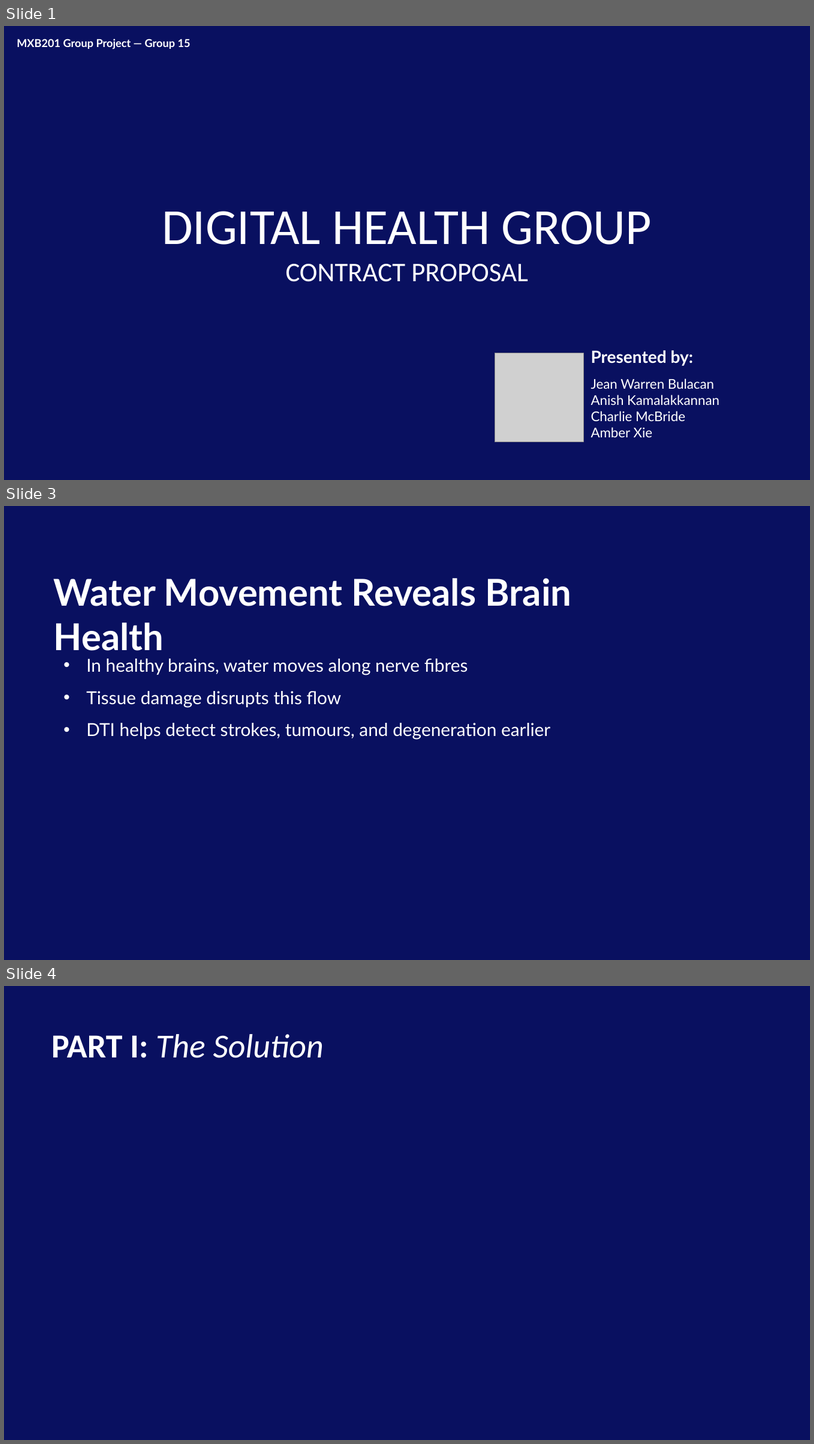
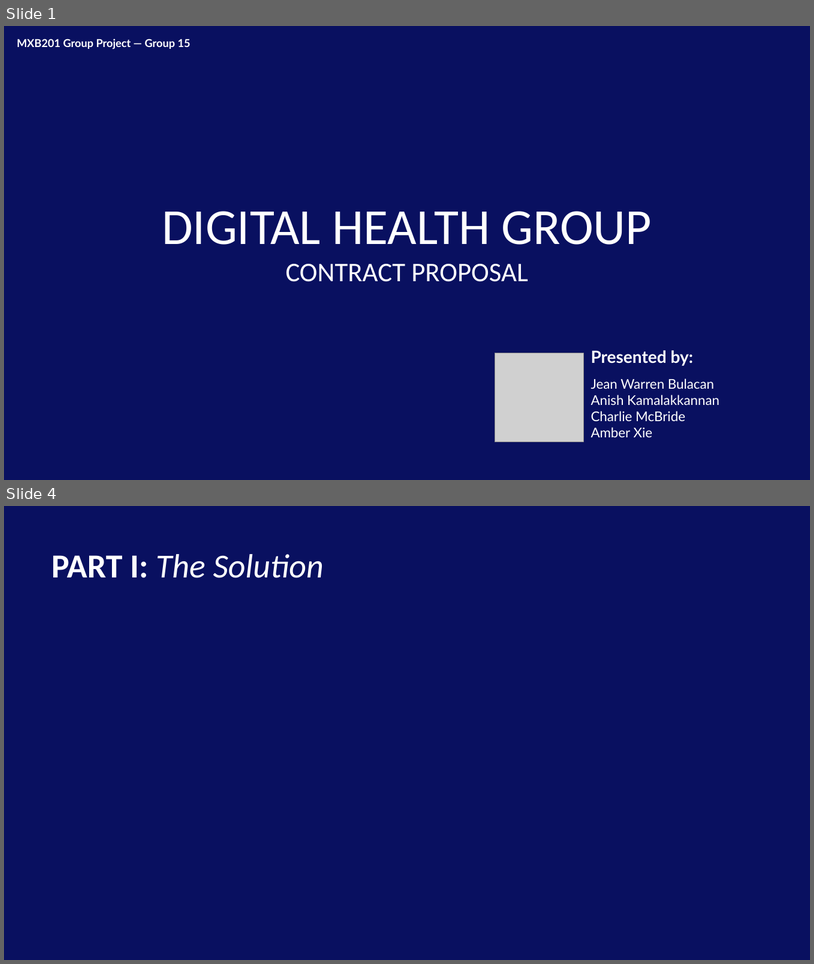
Before and after one commit to Neepa04/MXB201Group15, a slide deck: Report/Presentation.pptx. Shown one above the other, each under a label of ours: slides 1, 3 and 4 before the commit, slides 1 and 4 after it; the slides between them are not shown. The pictures are 814x1444 and 814x964 pixels, drawn with LibreOffice and Linux fonts; fonts in the diff are those of the drawing; grey boxes stand for pictures; background and template pictures are left out. Boxes give left, top, right and bottom in pixels: in the first picture for what was removed or moved away, otherwise in the second. Text is boxed around its words. In the diff, an @@ line names an element or a change of style, - is before the commit and + after.

```diff
--- a/Report/Presentation.pptx
+++ b/Report/Presentation.pptx
@@ slide 3 removed at [4,506,810,960], background picture (left out) @@
@@ title removed at [54,578,572,651] @@
-Water Movement Reveals Brain Health
@@ subtitle removed at [86,658,551,739] @@
-• In healthy brains, water moves along nerve fibres
-• Tissue damage disrupts this flow
-• DTI helps detect strokes, tumours, and degeneration earlier
```
Also in this commit, not shown: 1 slide changed, 1 slide added, 1 other file.
